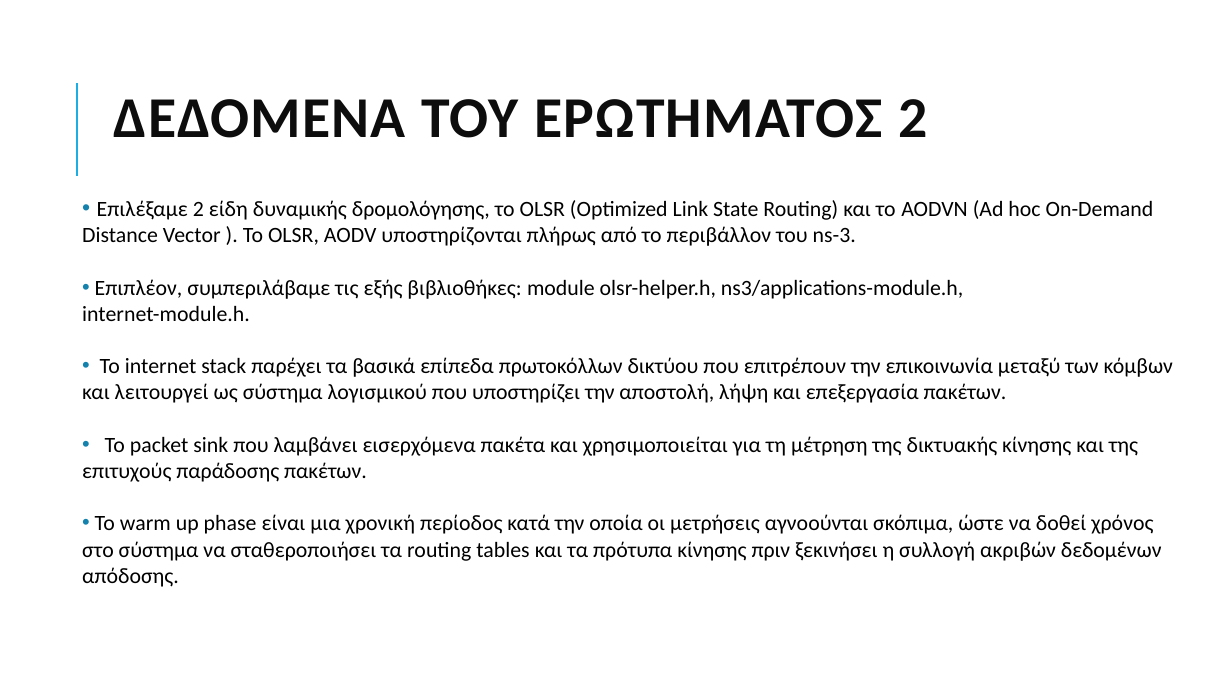
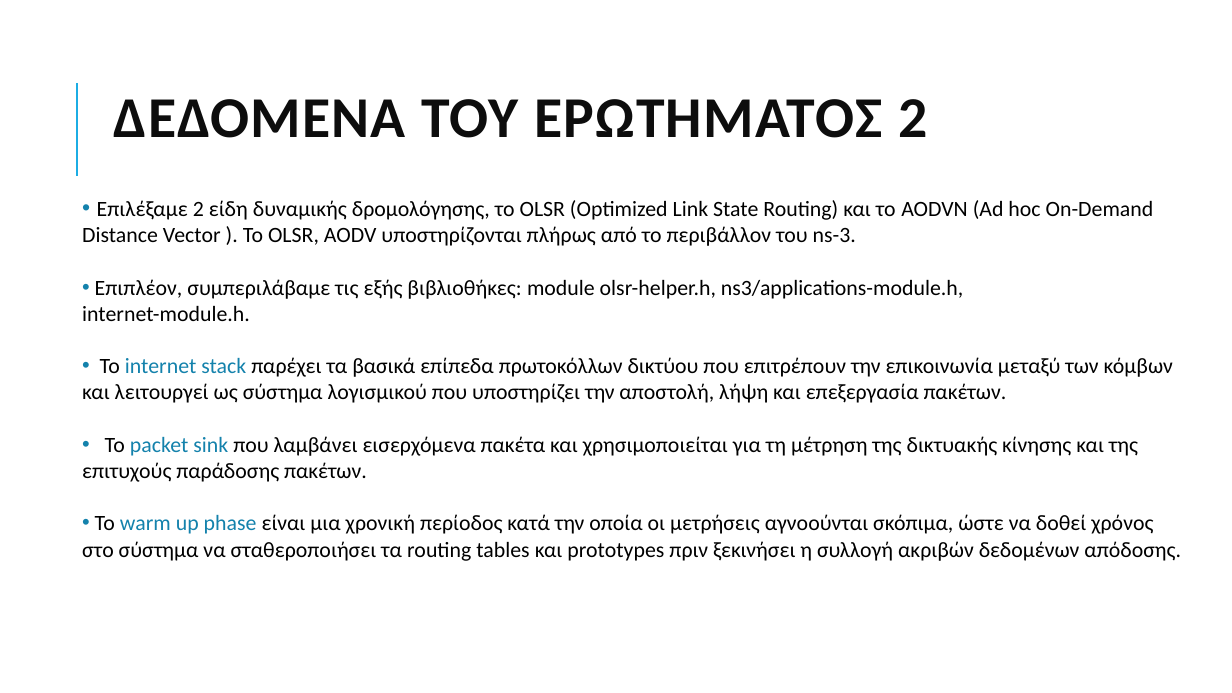
Before and after one commit to grgmyl/Ns3Project, a slide deck: slide 8 of Presentations/Ns-3_presentation_F.pptx. Drawn at 1232x693 pixels with LibreOffice and Linux fonts; fonts in the diff are those of the drawing. Boxes give left, top, right and bottom in pixels: in the first picture for what was removed or moved away, otherwise in the second. Text is boxed around its words. In the diff, an @@ line names an element or a change of style, - is before the commit and + after.

Commit message:
Final Final

```diff
--- a/Presentations/Ns-3_presentation_F.pptx
+++ b/Presentations/Ns-3_presentation_F.pptx
@@ text at bbox=[82, 357, 1173, 482]: text colour #000000 to #1482AC in "internet stack", "packet sink" @@
@@ text at bbox=[82, 514, 1181, 561]: text changed @@
-• Το warm up phase είναι μια χρονική περίοδος κατά την οποία οι μετρήσεις αγνοούνται σκόπιμα, ώστε να δοθεί χρόνος στο σύστημα να σταθεροποιήσει τα routing tables και τα πρότυπα κίνησης πριν ξεκινήσει η συλλογή ακριβών δεδομένων απόδοσης.
+• Το warm up phase είναι μια χρονική περίοδος κατά την οποία οι μετρήσεις αγνοούνται σκόπιμα, ώστε να δοθεί χρόνος στο σύστημα να σταθεροποιήσει τα routing tables και prototypes πριν ξεκινήσει η συλλογή ακριβών δεδομένων απόδοσης.
```
Also in this commit, not shown: 8 other slides changed.
